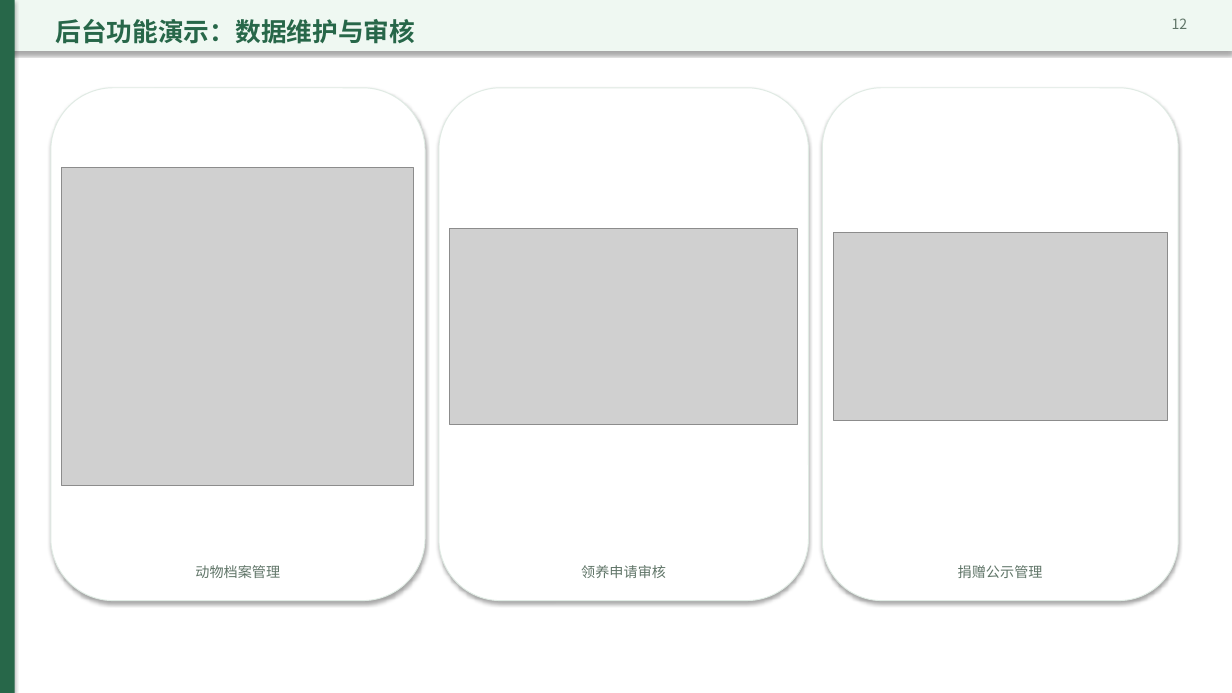
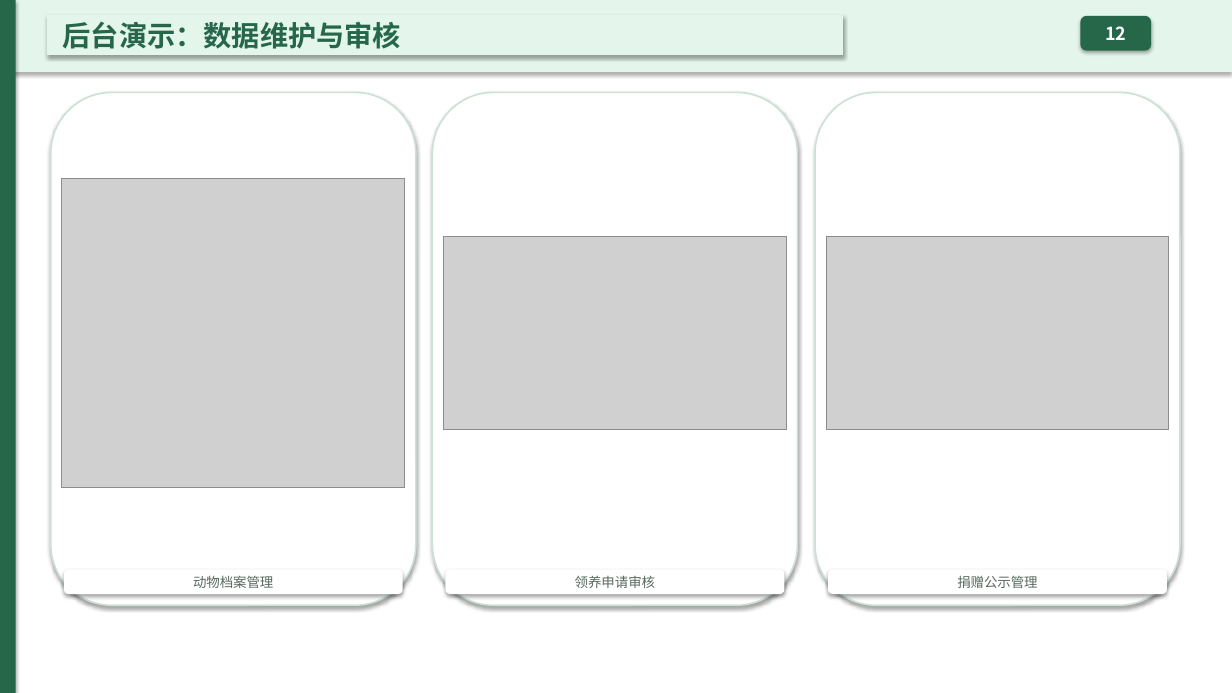
Before and after one commit to OldGuestInBreeze/shixun, a slide deck: slide 13 of stray-animal-rescue-defense.pptx. Drawn at 1232x693 pixels with LibreOffice and Linux fonts; fonts in the diff are those of the drawing; grey boxes stand for pictures. Boxes give left, top, right and bottom in pixels: in the first picture for what was removed or moved away, otherwise in the second. Text is boxed around its words. In the diff, an @@ line names an element or a change of style, - is before the commit and + after.

```diff
--- a/stray-animal-rescue-defense.pptx
+++ b/stray-animal-rescue-defense.pptx
@@ rectangle: place and size @@
-rectangle at (0, 0, 1232, 51)
+rectangle at (0, 0, 1232, 72)
@@ rectangle at (0, 0, 1232, 72): fill #EFF8F2 to #E4F6EC @@
@@ rectangle "后台演示：数据维护与审核": place and size @@
-rectangle "后台演示：数据维护与审核" at (55, 19, 415, 44)
+rectangle "后台演示：数据维护与审核" at (48, 16, 843, 55)
@@ rectangle "后台演示：数据维护与审核" at (48, 16, 843, 55): vertical alignment top to middle; fill none to #E4F6EC; outline none to #E4F6EC 1.25 pt; shadow on @@
@@ text in rectangle at (63, 22, 401, 49): text changed; size 20 to 22 pt @@
-后台功能演示：数据维护与审核
+后台演示：数据维护与审核
@@ rounded rectangle "12": place and size @@
-rounded rectangle "12" at (1172, 18, 1188, 29)
+rounded rectangle "12" at (1081, 17, 1151, 50)
@@ rounded rectangle "12" at (1081, 17, 1151, 50): size 11 to 14 pt, text colour #607568 to #FFFFFF, bold on; alignment right to centre; vertical alignment top to middle; fill none to #276749; outline none to #276749 1.25 pt; shadow on @@
@@ rounded rectangle: place and size @@
-rounded rectangle at (51, 88, 425, 601)
+rounded rectangle at (51, 92, 416, 605)
@@ outline #E0EBE4 0.75 pt to #CDE2D5 1.25 pt in 3 elements at (815, 92, 1180, 605), (51, 92, 416, 605), (433, 92, 798, 605) @@
@@ rounded rectangle: place and size @@
-rounded rectangle at (439, 88, 809, 601)
+rounded rectangle at (433, 92, 798, 605)
@@ rounded rectangle: place and size @@
-rounded rectangle at (823, 88, 1178, 601)
+rounded rectangle at (815, 92, 1180, 605)
@@ picture: place and size @@
-picture at (62, 168, 414, 486)
+picture at (62, 178, 405, 488)
@@ picture: place and size @@
-picture at (450, 229, 798, 424)
+picture at (444, 237, 787, 430)
@@ picture: place and size @@
-picture at (834, 233, 1167, 421)
+picture at (826, 237, 1169, 430)
@@ rounded rectangle "动物档案管理": place and size @@
-rounded rectangle "动物档案管理" at (195, 565, 280, 578)
+rounded rectangle "动物档案管理" at (65, 570, 402, 593)
@@ size 11 to 10.5 pt, text colour #607568 to #586960; vertical alignment top to middle; fill none to #FFFFFF; outline none to #FFFFFF 1.25 pt; shadow on in 3 elements at (829, 570, 1166, 593), (65, 570, 402, 593), (446, 570, 784, 593) @@
@@ rounded rectangle "领养申请审核": place and size @@
-rounded rectangle "领养申请审核" at (581, 565, 666, 578)
+rounded rectangle "领养申请审核" at (446, 570, 784, 593)
@@ rounded rectangle "捐赠公示管理": place and size @@
-rounded rectangle "捐赠公示管理" at (958, 565, 1043, 578)
+rounded rectangle "捐赠公示管理" at (829, 570, 1166, 593)
```
Also in this commit, not shown: 15 other slides changed, 1 other file.
